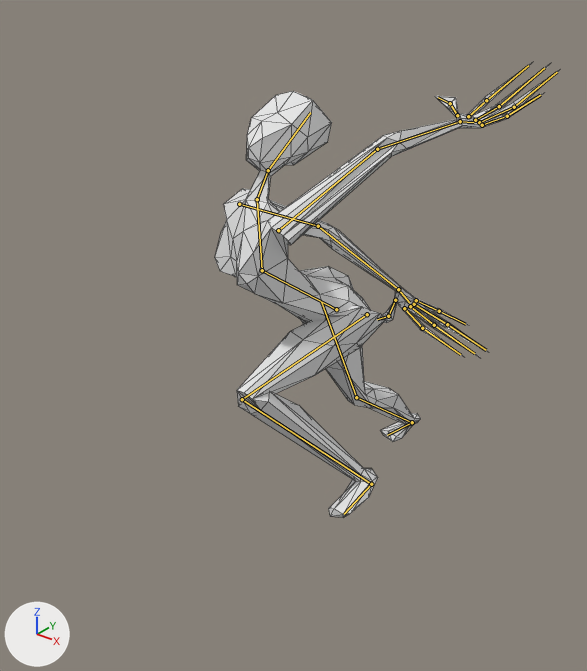
An edit to the Blender file models/source_files/mannequin.blend, drawn before and after from the same camera.
One viewpoint serves both versions: a 50 mm lens placed at (1.005, -1.961, 0.601), pointed at (-0.065, -0.623, -0.229). The lights are fixed; the arrows at lower left show +X, +Y and +Z. Both versions are drawn at frame 4 of the action 'attack'; the numbers are the values there. The bones that bend it are drawn over the model as lines. Mesh edges are drawn as thin lines.

In view in the first picture: 'body'.
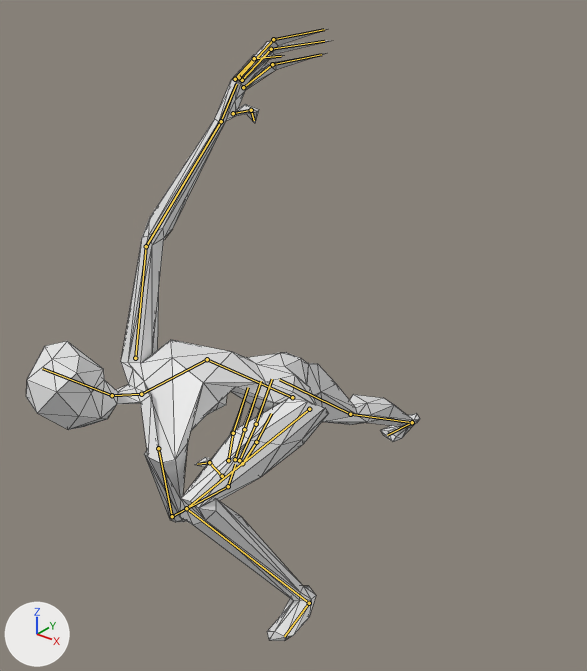
Boxes (x1, y1, x2, y2) around the edits, measured in the pictures (587 x 671 px):
'body', posed (14% wider, 35% taller)
    before: (215, 64, 559, 518)
    after: (26, 29, 420, 641)
bone 'Right Shin', root to tip
    before: (412, 422) to (356, 397)
    after: (412, 422) to (350, 414)
bone 'Right Thigh', root to tip
    before: (356, 397) to (321, 302)
    after: (350, 414) to (279, 379)
bone 'Back', root to tip
    before: (336, 309) to (262, 270)
    after: (292, 397) to (207, 359)
bone 'Upper Back', root to tip
    before: (262, 270) to (257, 199)
    after: (207, 359) to (141, 394)
bone 'Bicep.l', root to tip
    before: (278, 230) to (377, 149)
    after: (158, 448) to (172, 516)
bone 'Forearm.l', root to tip
    before: (377, 149) to (460, 121)
    after: (172, 516) to (228, 486)
bone 'Handl.l', root to tip
    before: (460, 121) to (474, 122)
    after: (228, 486) to (235, 464)
bone 'Neck', root to tip
    before: (257, 199) to (268, 170)
    after: (141, 394) to (112, 395)
bone 'Head', root to tip
    before: (268, 170) to (310, 112)
    after: (112, 395) to (42, 368)
bone 'Left Thigh', root to tip
    before: (367, 314) to (242, 399)
    after: (309, 409) to (186, 508)
bone 'Left Shin', root to tip
    before: (242, 399) to (371, 484)
    after: (186, 508) to (309, 603)

The change in detail:
Bone 'Right Shin' (bone_right_shin) turns from (51, 2, 1) to (57, 2, 1) degrees about its own x, y and z.
Bone 'Right Thigh' (bone_right_thigh) turns from (-30, 6, 1) to (-8, 6, 3) degrees about its own x, y and z.
Bone 'Back' (bone_back) turns from (34, -5, -7) to (10, -1, 13) degrees about its own x, y and z.
Bone 'Upper Back' (bone_upper_back) turns from (-52, 3, 1) to (47, -3, -22) degrees about its own x, y and z.
Bone 'Bicep.l' (bone_bicep_l) moves from (0.0, 0.0, 0.0) to (-0.071, 0.029, 0.026).
Bone 'Bicep.l' (bone_bicep_l) turns from (-66, -36, 125) to (94, -2, 30) degrees about its own x, y and z.
Bone 'Forearm.l' (bone_forearm_l) turns from (-4, 23, 48) to (69, -44, -92) degrees about its own x, y and z.
Bone 'Handl.l' (bone_handl_l) turns from (12, -42, -19) to (-4, 15, 33) degrees about its own x, y and z.
Bone 'Neck' (bone_neck) turns from (-31, 9, 4) to (-30, -8, 10) degrees about its own x, y and z.
Bone 'Head' (bone_head) turns from (-26, 17, 5) to (-25, 1, 4) degrees about its own x, y and z.
Bone 'Left Hip' (bone_left_hip) turns from (28, 5, -12) to (-1, 2, -15) degrees about its own x, y and z.
Bone 'Left Thigh' (bone_left_thigh) turns from (-95, 27, -7) to (-125, -7, 16) degrees about its own x, y and z.
Bone 'Left Shin' (bone_left_shin) turns from (111, 14, -8) to (106, 15, -11) degrees about its own x, y and z.
